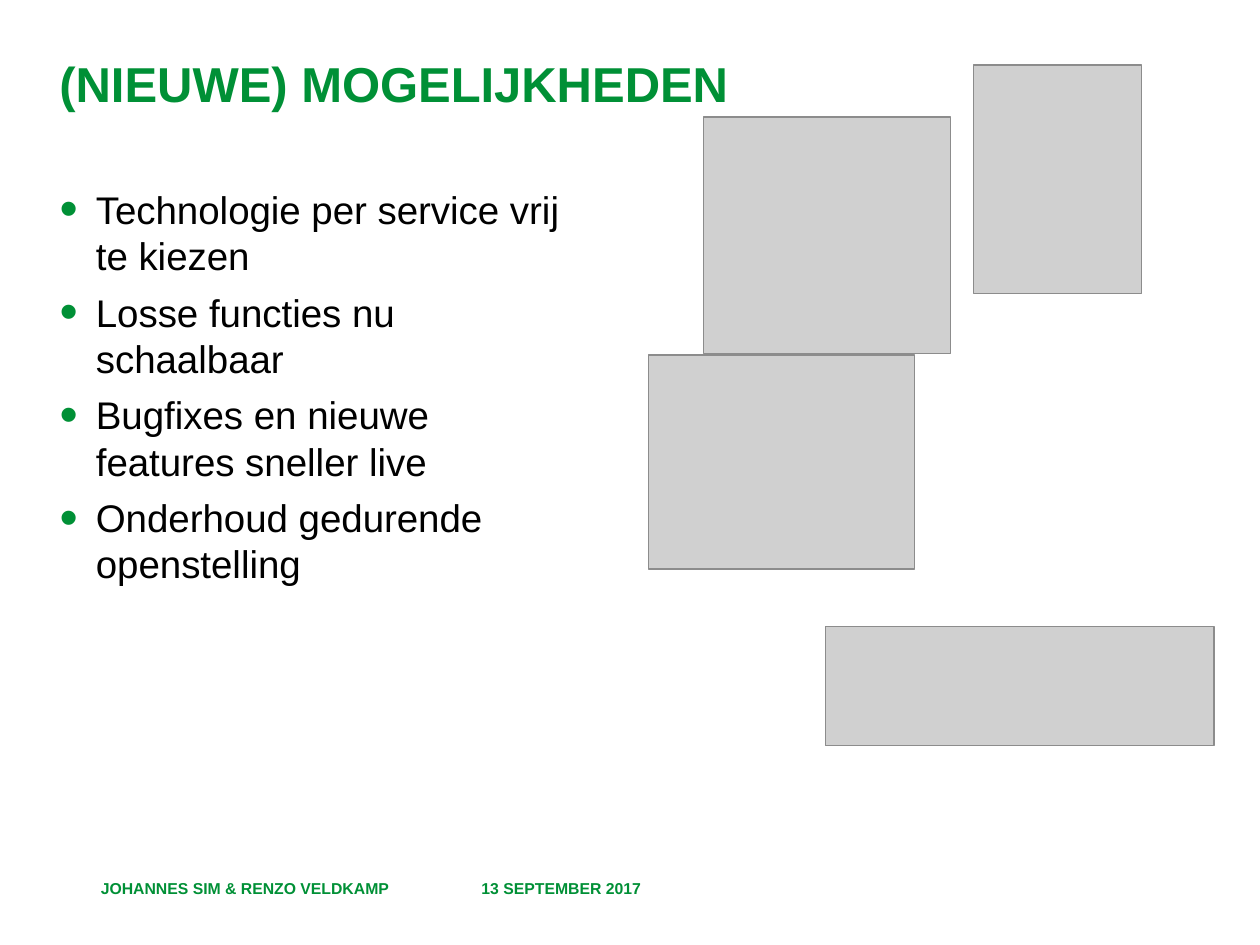
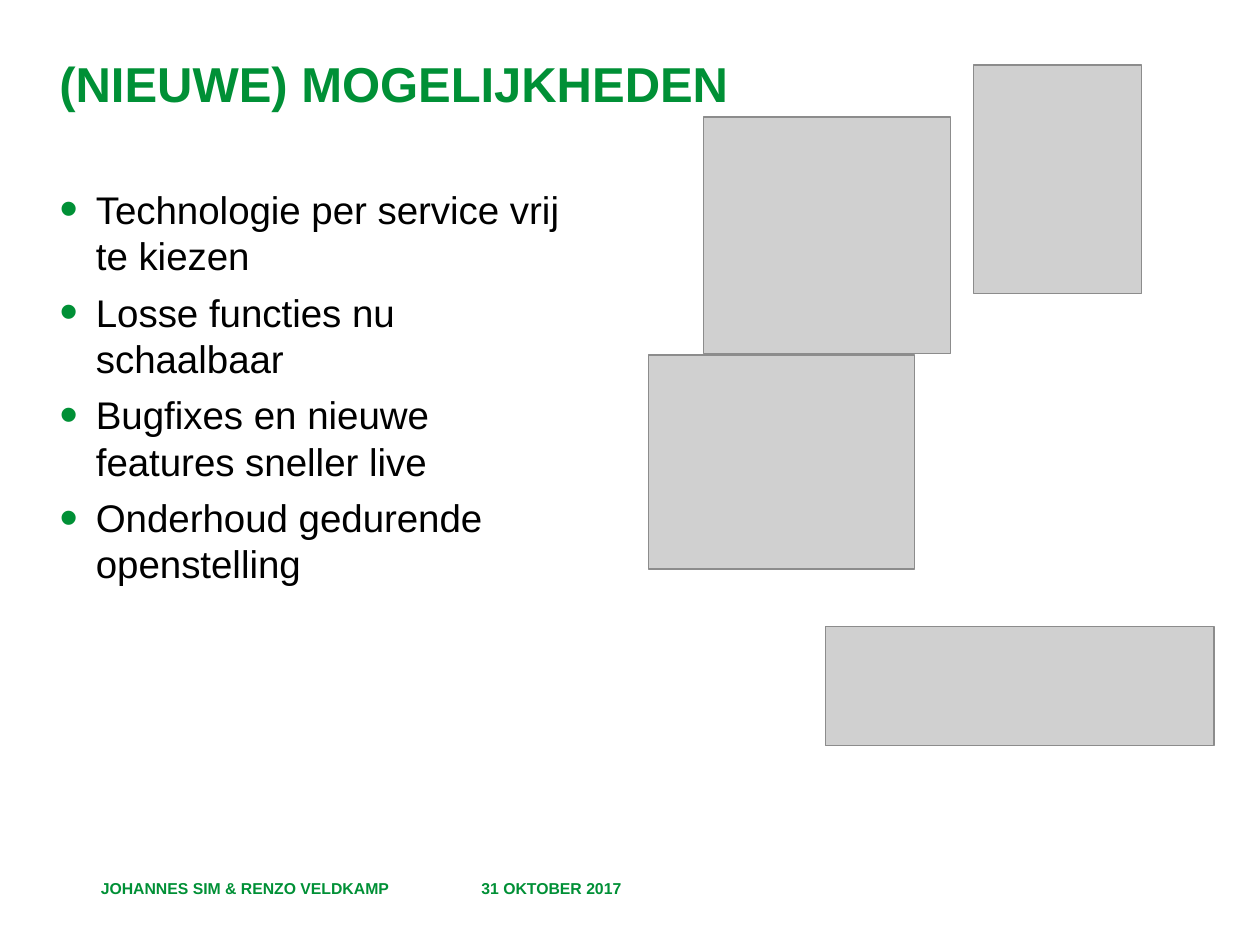
Before and after one commit to RenzoVeldkamp/MicroContainer, a slide deck: slide 4 of Presentatie/Microservices 101.pptx. Drawn at 1260x945 pixels with LibreOffice and Linux fonts; fonts in the diff are those of the drawing; grey boxes stand for pictures; background and template pictures are left out. Boxes give left, top, right and bottom in pixels: in the first picture for what was removed or moved away, otherwise in the second. Text is boxed around its words. In the diff, an @@ line names an element or a change of style, - is before the commit and + after.

```diff
--- a/Presentatie/Microservices 101.pptx
+++ b/Presentatie/Microservices 101.pptx
@@ text at bbox=[481, 883, 621, 894]: text changed @@
-13 SEPTEMBER 2017
+31 OKTOBER 2017
```
Also in this commit, not shown: 6 other slides changed, 2 other files.
